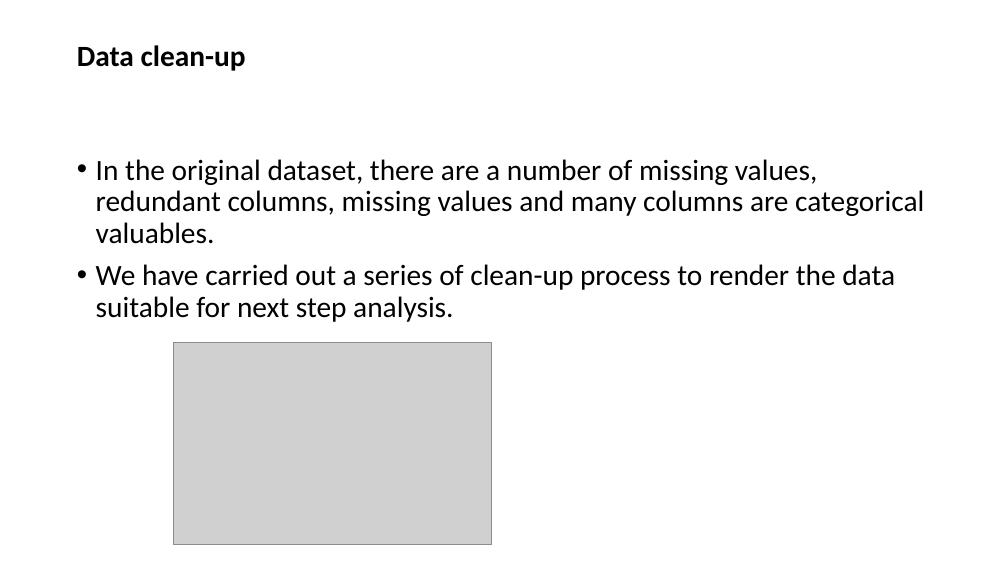
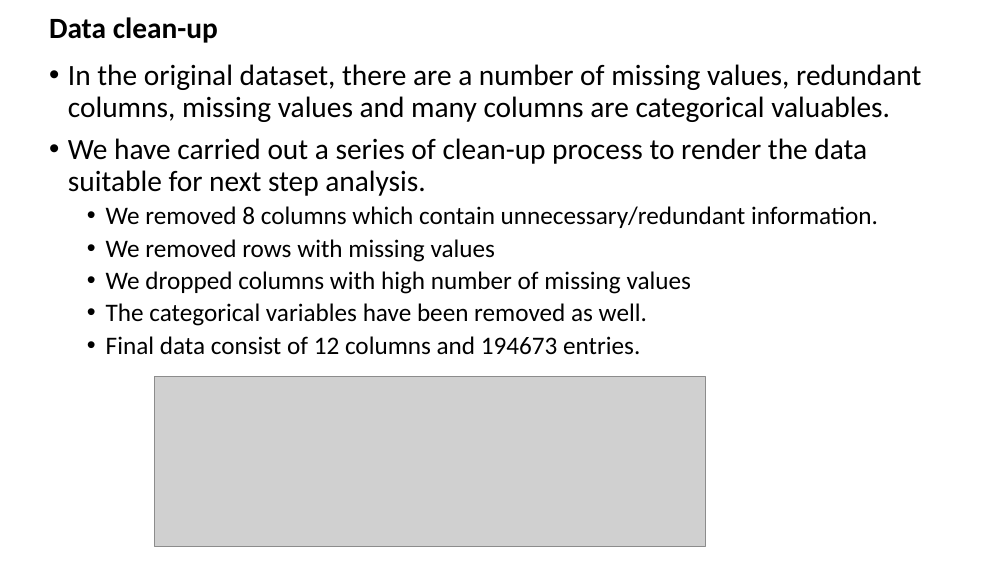
Before and after one commit to Alice-creator2020/Coursera_Capstone-, a slide deck: slide 4 of Capstone project presentation.pptx. Drawn at 1008x567 pixels with LibreOffice and Linux fonts; fonts in the diff are those of the drawing; grey boxes stand for pictures. Boxes give left, top, right and bottom in pixels: in the first picture for what was removed or moved away, otherwise in the second. Text is boxed around its words. In the diff, an @@ line names an element or a change of style, - is before the commit and + after.

```diff
--- a/Capstone project presentation.pptx
+++ b/Capstone project presentation.pptx
@@ title "Data clean-up": place and size @@
-title "Data clean-up" at (77, 45, 246, 71)
+title "Data clean-up" at (49, 17, 218, 43)
@@ text "In the original dataset, there ...": place and size @@
-text "In the original dataset, there ..." at (96, 159, 924, 322)
+text "In the original dataset, there ..." at (68, 64, 921, 355)
@@ text at (106, 206, 878, 355): paragraphs added @@
+  • We removed 8 columns which contain unnecessary/redundant information.
+  • We removed rows with missing values
+  • We dropped columns with high number of missing values
+  • The categorical variables have been removed as well.
+  • Final data consist of 12 columns and 194673 entries.
@@ picture: place and size @@
-picture at (173, 343, 491, 544)
+picture at (154, 377, 705, 546)
```
Also in this commit, not shown: 3 other slides changed, 1 slide added.
